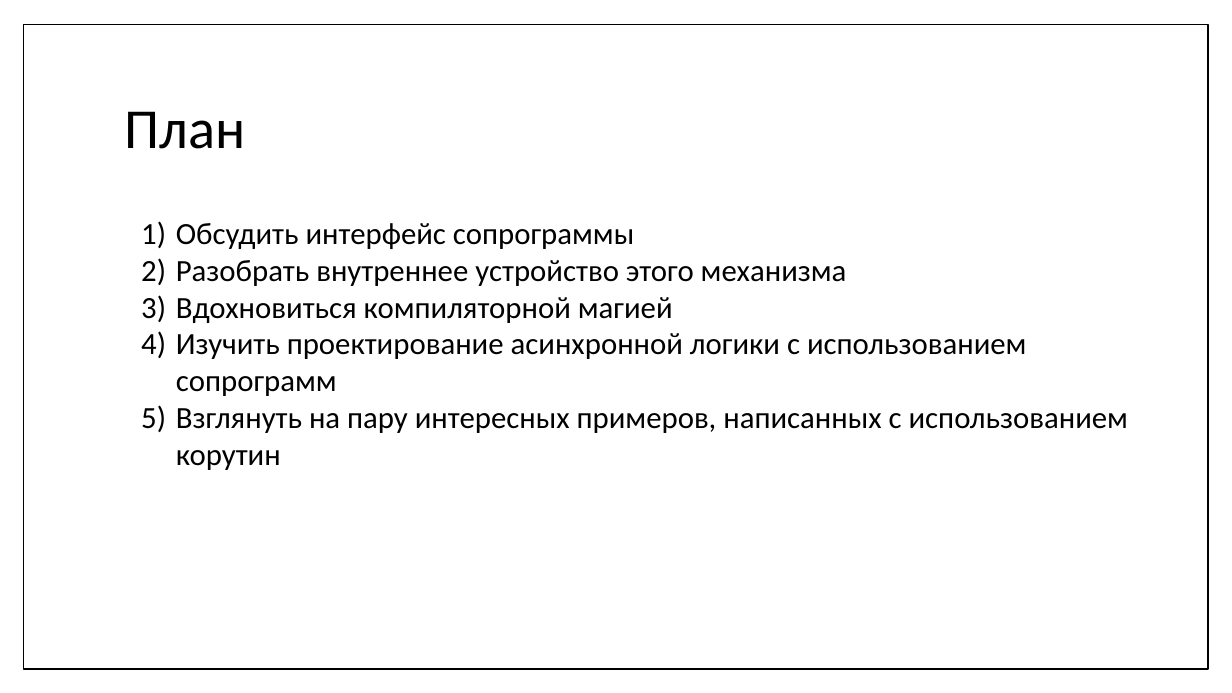
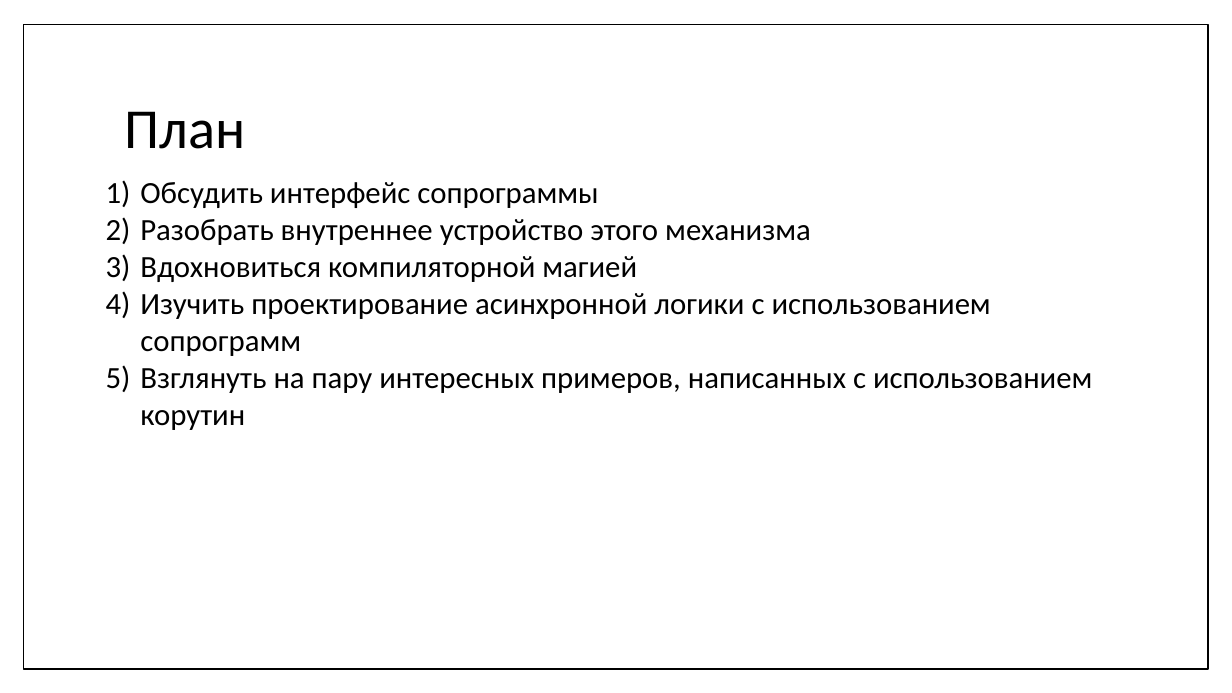
Before and after one commit to f0rmul/presentations, a slide deck: slide 3 of coro_present/coro.pptx. Drawn at 1232x693 pixels with LibreOffice and Linux fonts; fonts in the diff are those of the drawing. Boxes give left, top, right and bottom in pixels: in the first picture for what was removed or moved away, otherwise in the second. Text is boxed around its words. In the diff, an @@ line names an element or a change of style, - is before the commit and + after.

```diff
--- a/coro_present/coro.pptx
+++ b/coro_present/coro.pptx
@@ text "Обсудить интерфейс сопрограммы": place and size @@
-text "Обсудить интерфейс сопрограммы" at (176, 223, 1128, 470)
+text "Обсудить интерфейс сопрограммы" at (140, 182, 1092, 430)
```
Also in this commit, not shown: 1 other slide changed, 1 slide added.
